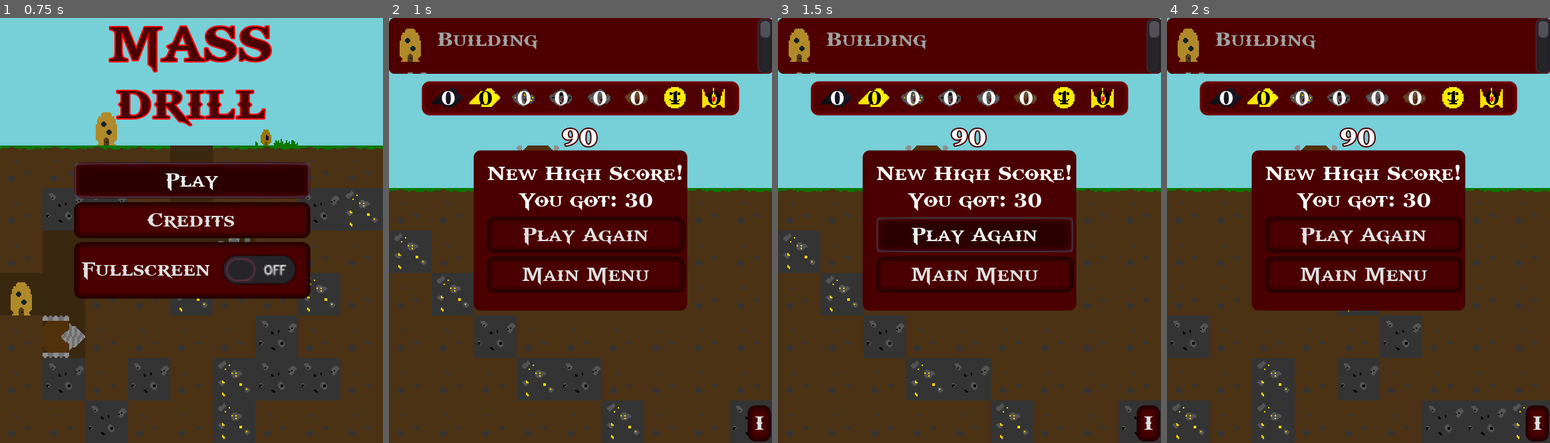
Above: before the commit, frames 1-4 (left to right).
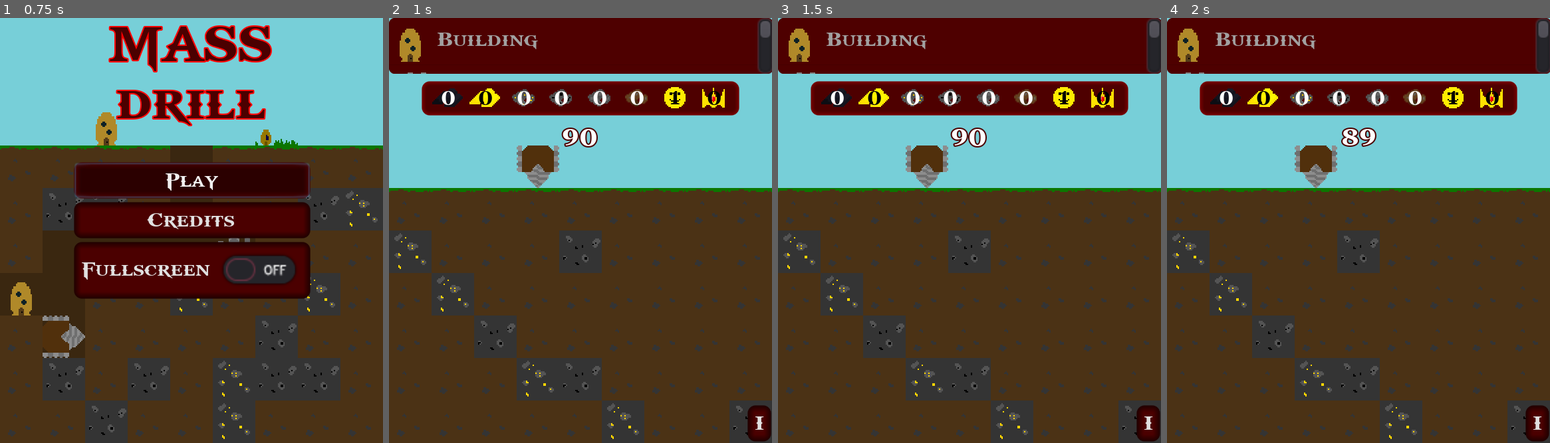
Above: after the commit, the same moments.

Repository: the-alex-g/LD48
Game: Godot game, scene res://Main/MainMenu.tscn
Same seed, same stepped clock (60 frames per second), same inputs: the game is played once before the commit and once after it.
Inputs (mouse positions are in pixels of both pictures, inside the frame that each line leads up to):
- Up to frame 1 (0.75 s): click "Play" at 0.5 s
- Up to frame 2 (1 s): no input
- Up to frame 3 (1.5 s): click (973, 234) at 1.25 s, where only the run before the commit has a clickable "Play Again"
- Up to frame 4 (2 s): no input

Frame 1 is identical in both runs. In frame 2, 21% of the frame differs, in the area x 22-78%, y 31-69%; in frame 3, 21%; in frame 4, 34%, in the area x 0-94%, y 25-100%.

Commit message:
Add hiding things on ready in main

Diff:
--- a/project/Main/Main.gd
+++ b/project/Main/Main.gd
@@ -29,6 +29,8 @@
 	var drill_position := (randi()%9)*32
 	_drill.margin_left = drill_position
 	_drill.margin_right = drill_position+32
+	_game_over.visible = false
+	_info.visible = false
 
 
 func _input(event:InputEvent)->void:
--- a/project/Main/Main.tscn
+++ b/project/Main/Main.tscn
@@ -142,6 +142,7 @@
 autostart = true
 
 [node name="GameOver" parent="." instance=ExtResource( 16 )]
+visible = false
 margin_left = 144.0
 margin_top = 160.0
 margin_right = 144.0
